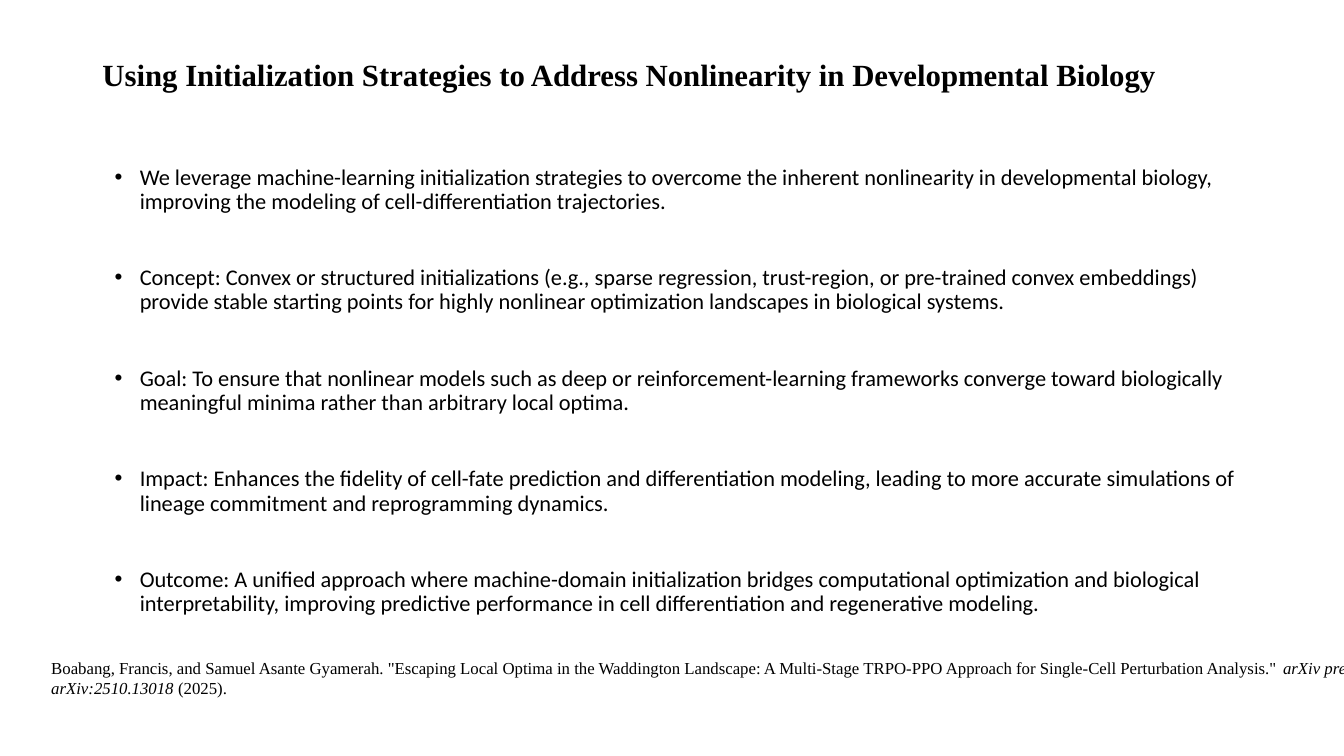
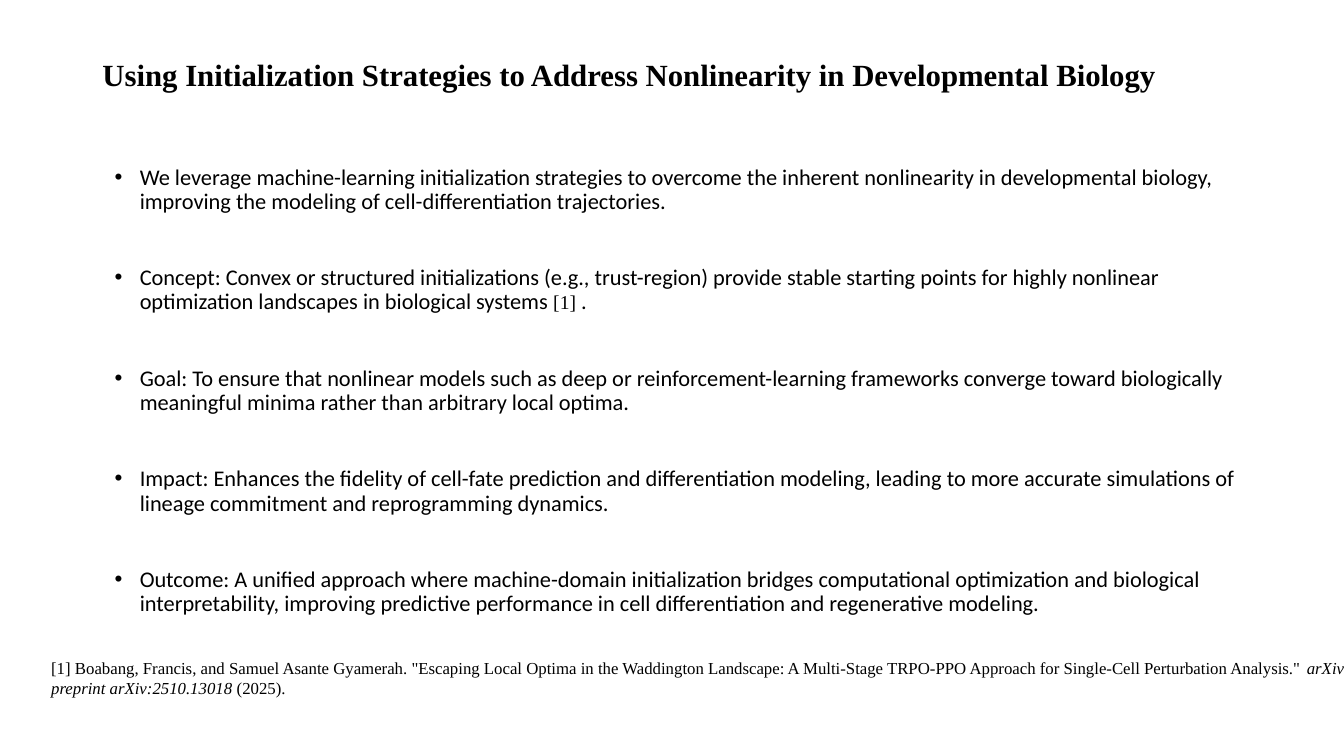
Before and after one commit to boabangf/GNN_RL_gene_trajectory_perturbation, a slide deck: slide 6 of ppt slides for omic codeathon (1).pptx. Drawn at 1344x756 pixels with LibreOffice and Linux fonts; fonts in the diff are those of the drawing. Boxes give left, top, right and bottom in pixels: in the first picture for what was removed or moved away, otherwise in the second. Text is boxed around its words. In the diff, an @@ line names an element or a change of style, - is before the commit and + after.

```diff
--- a/ppt slides for omic codeathon (1).pptx
+++ b/ppt slides for omic codeathon (1).pptx
@@ text at [140,269,1159,313]: text changed @@
-• Concept: Convex or structured initializations (e.g., sparse regression, trust-region, or pre-trained convex embeddings) provide stable starting points for highly nonlinear optimization landscapes in biological systems.
+• Concept: Convex or structured initializations (e.g., trust-region) provide stable starting points for highly nonlinear optimization landscapes in biological systems [1] .
@@ text at [51,662,1344,698]: text changed @@
-Boabang, Francis, and Samuel Asante Gyamerah. "Escaping Local Optima in the Waddington Landscape: A Multi-Stage TRPO-PPO Approach for Single-Cell Perturbation Analysis." arXiv preprint arXiv:2510.13018 (2025).
+[1] Boabang, Francis, and Samuel Asante Gyamerah. "Escaping Local Optima in the Waddington Landscape: A Multi-Stage TRPO-PPO Approach for Single-Cell Perturbation Analysis." arXiv preprint arXiv:2510.13018 (2025).
```
Also in this commit, not shown: 10 other slides changed.
